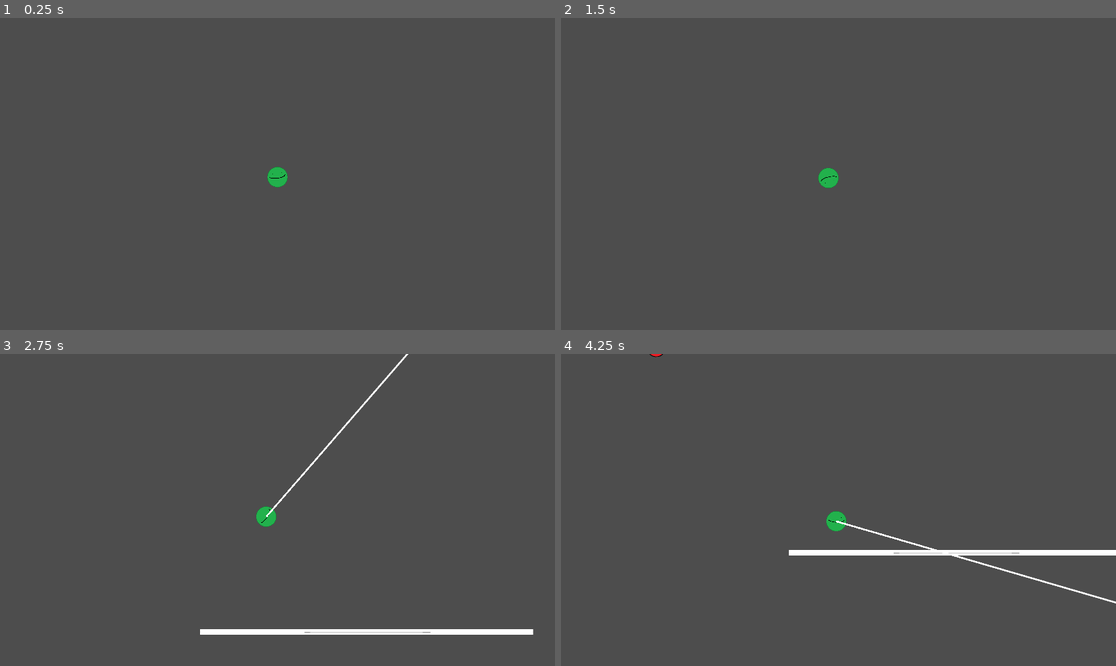
Above: before the commit, frames 1-4 (two rows, left to right).
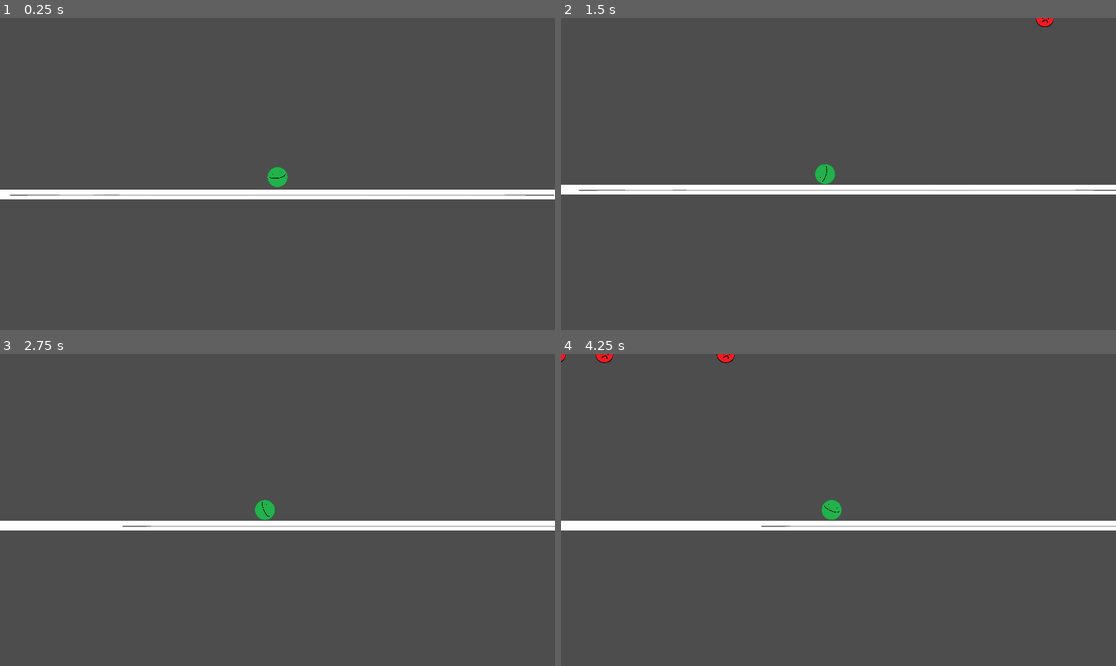
Above: after the commit, the same moments.

Repository: ai43184-school/School-project
Game: Godot game, scene res://Scenes/main.tscn
Same seed, same stepped clock (60 frames per second), same inputs: the game is played once before the commit and once after it.
Inputs (mouse positions are in pixels of both pictures, inside the frame that each line leads up to):
- Up to frame 1 (0.25 s): no input
- Up to frame 2 (1.5 s): move the mouse to (960, 158) at 0.52 s; press the mouse at (960, 158) at 0.53 s; move the mouse to (727, 189) at 1.27 s; release the mouse at (727, 189) at 1.28 s; click (727, 189) at 1.35 s
- Up to frame 3 (2.75 s): move the mouse to (333, 441) at 2.02 s; press the mouse at (333, 441) at 2.03 s
- Up to frame 4 (4.25 s): move the mouse to (810, 572) at 2.77 s; release the mouse at (810, 572) at 2.78 s; click (810, 572) at 2.85 s; move the mouse to (1005, 556) at 3.52 s; press the mouse at (1005, 556) at 3.53 s

The runs differ from the first frame. In frame 1, 3.1% of the frame differs, in the area x 0-100%, y 55-59%; in frame 2, 3.3%; in frame 3, 4.5%; in frame 4, 4.8%, in the area x 0-100%, y 0-80%.

Commit message:
Camera#2(unfinished)

Diff:
--- a/only-way-is-up/Scenes/Player.tscn
+++ b/only-way-is-up/Scenes/Player.tscn
@@ -8,6 +8,10 @@
 
 [sub_resource type="CircleShape2D" id="CircleShape2D_r13av"]
 radius = 61.0082
+
+[sub_resource type="Gradient" id="Gradient_apxsm"]
+offsets = PackedFloat32Array(0, 0.00666667, 1)
+colors = PackedColorArray(0, 1, 0, 1, 0.0784314, 1, 0.0784314, 0.521569, 0, 1, 0, 0.101961)
 
 [node name="Player" type="RigidBody2D" node_paths=PackedStringArray("trajectory_line", "hitbox") groups=["Player"]]
 script = ExtResource("1_kpjcp")
@@ -28,6 +32,10 @@
 shape = SubResource("CircleShape2D_r13av")
 
 [node name="Line2D" type="Line2D" parent="."]
+z_index = -1
+texture_filter = 1
+default_color = Color(0.0784314, 0.654902, 0.466667, 1)
+gradient = SubResource("Gradient_apxsm")
 
 [connection signal="area_entered" from="Area2D" to="." method="_on_area_2d_area_entered"]
 [connection signal="body_entered" from="Area2D" to="." method="_on_area_2d_body_entered"]
--- a/only-way-is-up/Scenes/main.tscn
+++ b/only-way-is-up/Scenes/main.tscn
@@ -11,7 +11,8 @@
 [node name="Main" type="Node2D"]
 
 [node name="platform" type="StaticBody2D" parent="."]
-position = Vector2(12598.5, 967)
+position = Vector2(11798.5, 974.538)
+scale = Vector2(4.31793, 1.58924)
 
 [node name="CollisionShape2D" type="CollisionShape2D" parent="platform"]
 position = Vector2(191.45, 5.5)
@@ -20,14 +21,14 @@
 
 [node name="Icon" type="Sprite2D" parent="."]
 z_index = -1
-position = Vector2(12598.5, 974)
-scale = Vector2(1.66753, 0.0493829)
+position = Vector2(12622, 989.538)
+scale = Vector2(7.21179, 0.0880797)
 texture = ExtResource("2_5k88t")
 
 [node name="GameManager" parent="." instance=ExtResource("4_7nqhl")]
 
 [node name="Player" parent="." node_paths=PackedStringArray("camera_2d") instance=ExtResource("1_jjgbg")]
-position = Vector2(12598.5, -86)
+position = Vector2(12621, 861)
 camera_2d = NodePath("Camera2D2")
 
 [node name="Camera2D2" type="Camera2D" parent="Player" node_paths=PackedStringArray("player")]
--- a/only-way-is-up/Scripts/player.gd
+++ b/only-way-is-up/Scripts/player.gd
@@ -8,6 +8,7 @@
 var direction : Vector2 = Vector2.ZERO
 var speed: float = 1.5
 var start_line_pos
+var end_line_pos
 
 # spawning enemies
 @onready var enemy_scene = preload("res://Scenes/Enemy1.tscn")
@@ -41,28 +42,28 @@
 	direction = (get_global_mouse_position() - position)
 	if Input.is_action_pressed("Launch"):
 		Engine.time_scale = 0.25
-		look_at(get_global_mouse_position())
 		trajectory_line.add_point(start_line_pos)
-		trajectory_line.add_point(get_global_mouse_position())
+		trajectory_line.add_point(end_line_pos)
 	elif Input.is_action_just_released("Launch"):
 		linear_velocity = velocity
 		apply_impulse(direction * speed)
 		Engine.time_scale = 1
-		GameManager.can_launch = true
+		GameManager.can_launch = false
 	else:
 		Engine.time_scale = 1
 
 
 func _process(delta):
-	start_line_pos = hitbox.position
-	if get_global_mouse_position():
+	start_line_pos = to_local(position)
+	end_line_pos = get_local_mouse_position()
+	if get_local_mouse_position():
 		trajectory_line.clear_points()
 
 	if GameManager.can_launch:
 		Launch()
 
-	if (distance < position.y - 50):
-		distance = position.y - 1000
+	if (distance < position.y - 30):
+		distance = position.y - 900
 
 	if (distance - distance_used < spawn_interval):
 		distance_used = distance
Not shown: 1 places in only-way-is-up/Scenes/Player.tscn that only renumber resources
